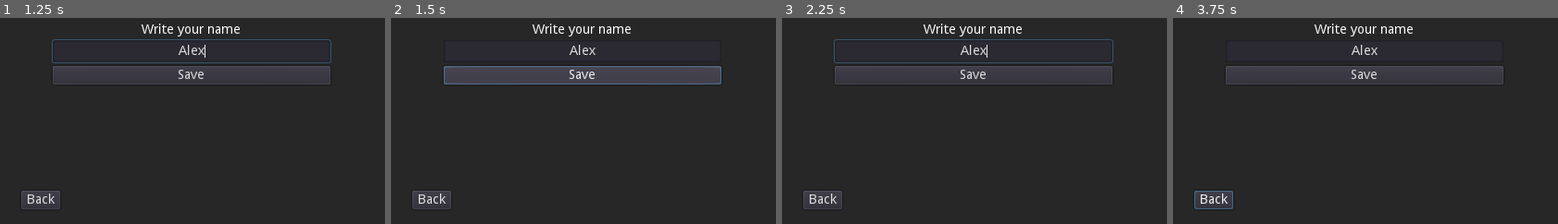
Above: before the commit, frames 1-4 (left to right).
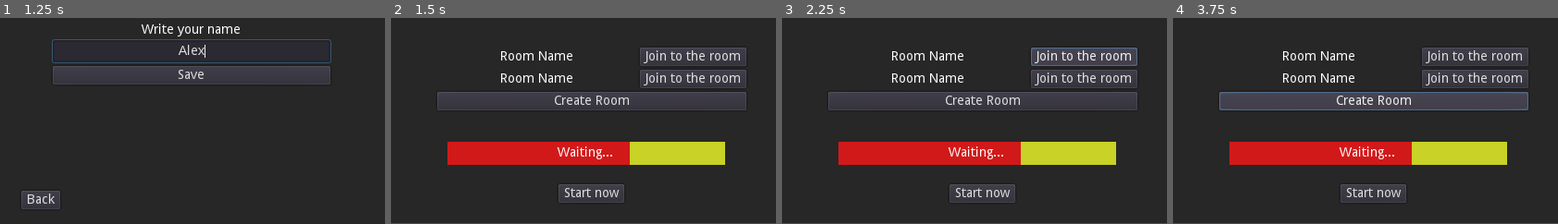
Above: after the commit, the same moments.

Repository: TheVulcoreTeam/multiplayer-tic-tac-toe
Game: Godot game, scene res://Game/MultiplayerTicTacToe/MainScreens/Form.tscn
Two runs of this game, one before a commit and one after it. Both use one fixed random seed, a clock stepped at 60 frames per second and the inputs below. The project has no main scene, so this scene is started directly.
Inputs (mouse positions are in pixels of both pictures, inside the frame that each line leads up to):
- Up to frame 1 (1.25 s): click (192, 50) at 0.52 s; type "Alex" at 0.6 s
- Up to frame 2 (1.5 s): click "Save" at 1.25 s
- Up to frame 3 (2.25 s): click (1082, 57) at 2 s, where only the run after the commit has a clickable "Join to the room"
- Up to frame 4 (3.75 s): click (1215, 199) at 2.75 s, where only the run before the commit has a clickable "Back"; click (1373, 100) at 3.5 s, where only the run after the commit has a clickable "Create Room"

Frame 1 is identical in both runs. In frame 2, 24% of the frame differs, in the area x 0-100%, y 2-100%; in frame 3, 25%; in frame 4, 25%.

Commit message:
Form.gd

Diff:
--- /dev/null
+++ b/Game/MultiplayerTicTacToe/MainScreens/Form.gd
@@ -0,0 +1,7 @@
+extends Node
+
+func _on_Save_pressed():
+	var name = $ColorRect/VBoxContainer/LineEdit.text
+	#todo send name to server
+	get_tree().change_scene("res://Game/MultiplayerTicTacToe/MainScreens/Lobby.tscn")
+	pass # Replace with function body.
--- a/Game/MultiplayerTicTacToe/MainScreens/Form.tscn
+++ b/Game/MultiplayerTicTacToe/MainScreens/Form.tscn
@@ -1,6 +1,9 @@
-[gd_scene format=2]
+[gd_scene load_steps=2 format=2]
+
+[ext_resource path="res://Game/MultiplayerTicTacToe/MainScreens/Form.gd" type="Script" id=1]
 
 [node name="Form" type="Node2D"]
+script = ExtResource( 1 )
 
 [node name="ColorRect" type="ColorRect" parent="."]
 margin_right = 416.0
@@ -36,15 +39,20 @@
 align = 1
 placeholder_text = "Your Name"
 
-[node name="Button" type="Button" parent="ColorRect/VBoxContainer"]
+[node name="Save" type="Button" parent="ColorRect/VBoxContainer"]
 margin_top = 46.0
 margin_right = 300.0
 margin_bottom = 66.0
 text = "Save"
 
-[node name="Button" type="Button" parent="ColorRect"]
+[node name="Back" type="Button" parent="ColorRect"]
 margin_left = 23.0
 margin_top = 204.0
 margin_right = 65.0
 margin_bottom = 224.0
 text = "Back"
+__meta__ = {
+"_edit_use_anchors_": false
+}
+
+[connection signal="pressed" from="ColorRect/VBoxContainer/Save" to="." method="_on_Save_pressed"]
